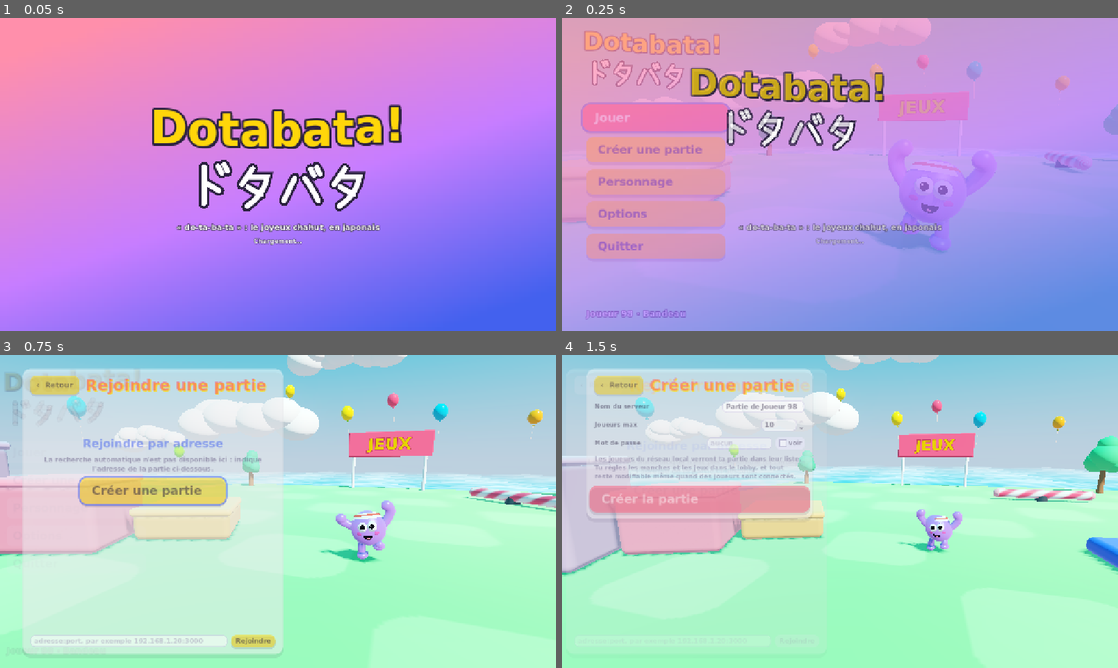
Above: before the commit, frames 1-4 (two rows, left to right).
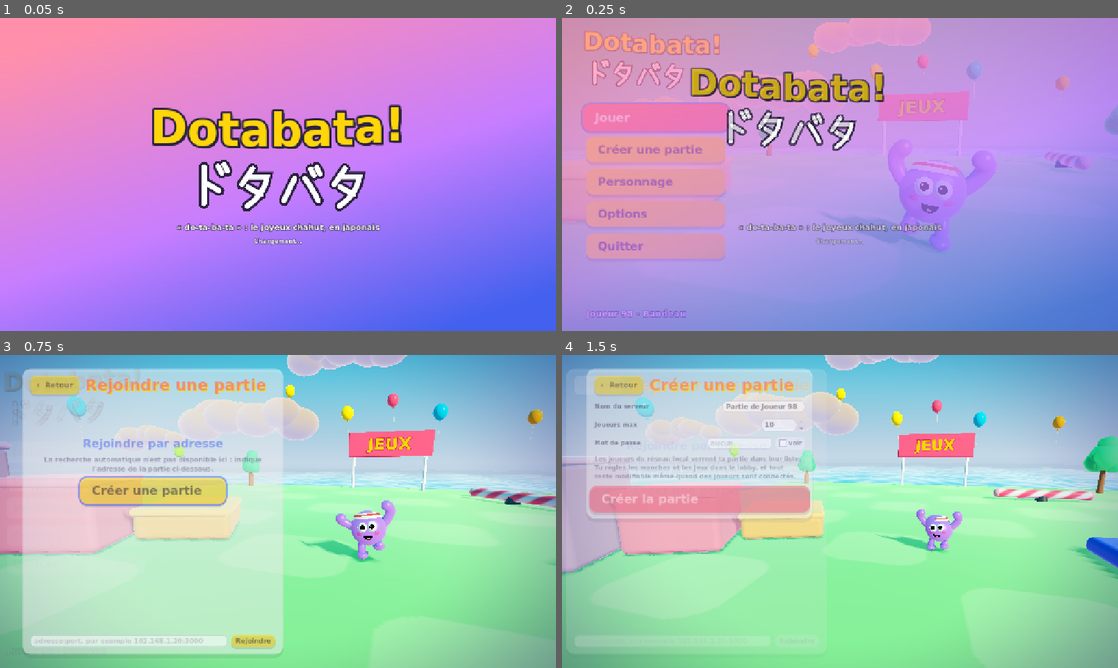
Above: after the commit, the same moments.

Repository: ThomasClouard/dotabata
Game: Godot game, scene res://main.tscn
The game is run twice, just before and just after one commit, with the same random seed, the same clock (stepped at 60 frames per second) and the same inputs.
Inputs (mouse positions are in pixels of both pictures, inside the frame that each line leads up to):
- Up to frame 1 (0.05 s): no input
- Up to frame 2 (0.25 s): no input
- Up to frame 3 (0.75 s): click "Jouer" at 0.5 s
- Up to frame 4 (1.5 s): tap Enter (ui_accept) at 1.25 s; move the mouse to (962, 495) at 1.27 s; hold Right (ui_right) from 1.28 s (still down); tap F at 1.35 s; click (962, 495) at 1.42 s

Frame 1 is identical in both runs. In frame 2, 0.4% of the frame differs, in the area x 0-100%, y 8-100%; in frame 3, 44%; in frame 4, 60%, in the area x 0-100%, y 0-100%.

Commit message:
Rendu « cartoon brillant » : lumière dorée, ciel, herbe au vent (refonte visuelle, phase 2)
- soleil de fin d'après-midi (bas, doré, ombres longues), ombres bleutées, plus de contraste
- ciel à horizon doré côté soleil, soleil stylisé ; nuages moelleux (dessus doré, dessous lavande)
- herbe au vent en MultiMesh (niveau « élevés ») au lobby, au menu et sur le pourtour des îles
- feuillage des arbres et buissons qui ondule au vent
- mer : bords couleur de ciel, bandes claires, reflets du soleil plus nets
- contour lumineux sur les matériaux du décor, vignettage léger
- retrait des reflets en espace écran et du flou des lointains (~7 ms par image sur une Radeon R9)

Co-Authored-By: Claude Opus 5.5 <noreply@anthropic.com>

Diff:
--- a/godot/games/mortar/mortar_client.gd
+++ b/godot/games/mortar/mortar_client.gd
@@ -164,6 +164,10 @@
 		g.position = ctr
 		g.rotation.y = MortarShared.plot_yaw(p, n)
 		Gfx.mesh(Shapes.rbox(s + 0.3, 0.5, s + 0.3, 0.24), grass, 0, -0.25, 0, g)
+		# herbe au vent sur le pourtour (pas dans la zone constructible)
+		var herbe := Gfx.grass(Vector2(s, s), 6.0, 0x4fb945, 0xa9ea7e, [Rect2(-4.4, -4.4, 8.8, 8.8)], p + 3)
+		if herbe:
+			g.add_child(herbe)
 		Gfx.mesh(Shapes.rbox(s, MortarShared.THICK - 0.4, s, 0.3), Gfx.mat(0xb08968, {"rough": 0.85}), 0, -0.4 - (MortarShared.THICK - 0.4) / 2.0, 0, g)
 		var rock := Gfx.rock_under(s * 0.98, 6.0, s * 0.98, 0x8a5a3c, p * 7)
 		rock.position.y = -MortarShared.THICK + 0.1
@@ -196,7 +200,7 @@
 			if k % 3 == 0:
 				Gfx.mesh(pebble, Gfx.mat(0xaab3bd, {"rough": 0.8}), x, 0.15, z, g).scale = Vector3(0.35, 0.25, 0.3)
 			else:
-				Gfx.mesh(bush, Gfx.mat(0x3fbf6f if k % 2 else 0x55d07f, {"rough": 0.8}), x, 0.25, z, g).scale = Vector3(0.5, 0.38, 0.45)
+				Gfx.mesh(bush, Gfx.foliage(0x3fbf6f if k % 2 else 0x55d07f, 0.05), x, 0.25, z, g).scale = Vector3(0.5, 0.38, 0.45)
 		if p % 2 == 0:
 			var t := Gfx.tree(2.4)
 			t.position = Vector3(-5.3, 0, 5.3)
--- a/godot/gfx/environment.gd
+++ b/godot/gfx/environment.gd
@@ -3,7 +3,7 @@
 ## Ciel, soleil, brouillard, mer, nuages et post-traitement. Les réglages s'adaptent au moteur de rendu
 ## (Forward+, ou Compatibilité si la carte graphique l'impose) et au niveau de qualité choisi.
 
-const SUN_DIR := Vector3(0.45, 0.8, 0.35)
+const SUN_DIR := Vector3(0.5, 0.4, 0.42)  # soleil de fin d'après-midi : bas et doré, ombres longues
 
 var env := Environment.new()
 var sun := DirectionalLight3D.new()
@@ -16,6 +16,8 @@
 var _sky_mat := ShaderMaterial.new()
 var _sea_mat := ShaderMaterial.new()
 var _cam_attr := CameraAttributesPractical.new()
+var _vignette := ColorRect.new()  # assombrit doucement les coins (multiplication, sans relire l'image)
+var _cloud_mat := ShaderMaterial.new()
 
 
 func _ready() -> void:
@@ -29,10 +31,18 @@
 	env.background_mode = Environment.BG_SKY
 	env.sky = sky
 	env.ambient_light_source = Environment.AMBIENT_SOURCE_SKY
-	env.ambient_light_energy = 0.55
+	env.ambient_light_energy = 0.46
+	# l'ombre prend une teinte bleutée (contraste chaud au soleil, froid à l'ombre)
+	env.ambient_light_color = Color("#a9c6ff")
+	env.ambient_light_sky_contribution = 0.7
 	env.reflected_light_source = Environment.REFLECTION_SOURCE_SKY
 	env.tonemap_mode = Environment.TONE_MAPPER_FILMIC
-	env.tonemap_white = 3.0
+	env.tonemap_white = 3.2
+	env.tonemap_exposure = 0.95
+	# essais : --tonemap=agx|filmic|aces|linear
+	var tm := str(Config.args.get("tonemap", ""))
+	if tm != "":
+		env.tonemap_mode = {"agx": Environment.TONE_MAPPER_AGX, "filmic": Environment.TONE_MAPPER_FILMIC, "aces": Environment.TONE_MAPPER_ACES, "linear": Environment.TONE_MAPPER_LINEAR}.get(tm, env.tonemap_mode)
 	env.fog_enabled = true
 	env.fog_mode = Environment.FOG_MODE_DEPTH
 	env.fog_depth_begin = 90.0
@@ -41,15 +51,15 @@
 	env.fog_sky_affect = 0.0
 	env.fog_aerial_perspective = 0.0
 	env.adjustment_enabled = true
-	env.adjustment_saturation = 1.12
-	env.adjustment_contrast = 1.04
+	env.adjustment_saturation = 1.22
+	env.adjustment_contrast = 1.08
 	var we := WorldEnvironment.new()
 	we.environment = env
 	we.camera_attributes = _cam_attr
 	add_child(we)
 
-	sun.light_color = Gfx.col(0xfff4dc)
-	sun.light_energy = 0.95
+	sun.light_color = Gfx.col(0xffdcaa)
+	sun.light_energy = 1.15
 	sun.directional_shadow_blend_splits = true
 	sun.shadow_bias = 0.06
 	sun.shadow_normal_bias = 1.6
@@ -70,12 +80,30 @@
 		env.ambient_light_energy = 0.42
 		env.tonemap_white = 4.0
 	_build_clouds()
+	# vignettage : sous l'interface, au-dessus de la 3D
+	var vl := CanvasLayer.new()
+	vl.layer = -1
+	add_child(vl)
+	var vs := Shader.new()
+	vs.code = """shader_type canvas_item;
+render_mode blend_mul, unshaded;
+void fragment() {
+	vec2 d = (UV - 0.5) * vec2(1.25, 1.0);
+	float v = smoothstep(0.38, 0.95, length(d));
+	COLOR = vec4(mix(vec3(1.0), vec3(0.62, 0.58, 0.78), v), 1.0);
+}"""
+	var vm := ShaderMaterial.new()
+	vm.shader = vs
+	_vignette.material = vm
+	_vignette.set_anchors_preset(Control.PRESET_FULL_RECT)
+	_vignette.mouse_filter = Control.MOUSE_FILTER_IGNORE
+	vl.add_child(_vignette)
 	set_sky(0x8fd3ff)
 	apply_quality(Config.quality)
 
 
-## Applique un niveau de qualité : 0 = légers (ni ombres ni halo), 1 = moyens (ombres, halo, anticrénelage rapide),
-## 2 = élevés (ombres fines à pénombre, occlusion ambiante, reflets en espace écran, flou des lointains).
+## Applique un niveau de qualité : 0 = légers (ni ombres ni halo), 1 = moyens (ombres, halo, vignettage,
+## anticrénelage rapide), 2 = élevés (ombres fines à pénombre, occlusion ambiante, herbe).
 func apply_quality(q: int) -> void:
 	quality = q
 	var full := q >= 2 and forward_plus
@@ -85,26 +113,20 @@
 	sun.light_angular_distance = 0.8 if full else 0.0  # pénombre qui s'élargit avec la distance
 	RenderingServer.directional_shadow_atlas_set_size(4096 if full else 2048, true)
 	env.glow_enabled = q >= 1
-	env.glow_intensity = 0.55 if forward_plus else 0.3
 	env.glow_strength = 0.9
-	env.glow_bloom = 0.04
-	env.glow_hdr_threshold = 1.0
 	env.glow_blend_mode = Environment.GLOW_BLEND_MODE_ADDITIVE
 	env.ssao_enabled = full
 	env.ssao_radius = 1.2
 	env.ssao_intensity = 1.6
 	env.ssao_power = 1.4
-	# reflets en espace écran : les îles et les obstacles se reflètent dans la mer et sur la glace
-	env.ssr_enabled = full
-	env.ssr_max_steps = 56
-	env.ssr_fade_in = 0.2
-	env.ssr_fade_out = 2.5
-	env.ssr_depth_tolerance = 0.4
-	# léger flou des lointains, façon maquette
-	_cam_attr.dof_blur_far_enabled = full
-	_cam_attr.dof_blur_far_distance = 85.0
-	_cam_attr.dof_blur_far_transition = 120.0
-	_cam_attr.dof_blur_amount = 0.05
+	# Reflets en espace écran et flou des lointains retirés : ils coûtaient près de 7 ms par image sur une Radeon R9
+	# pour un effet peu visible ; ce budget sert à l'écume, aux nuages, à la végétation et au vignettage.
+	env.ssr_enabled = false
+	_cam_attr.dof_blur_far_enabled = false
+	env.glow_intensity = 0.7 if forward_plus else 0.35
+	env.glow_bloom = 0.02
+	env.glow_hdr_threshold = 1.0
+	_vignette.visible = q >= 1
 	var vp := get_viewport()
 	# MSAA + occlusion ambiante / reflets écran noircit l'image par blocs avec les vieux pilotes Radeon : FXAA à la place
 	var msaa := q >= 2 and not (full and Config.msaa_breaks_screen_fx())
@@ -112,12 +134,10 @@
 	vp.screen_space_aa = Viewport.SCREEN_SPACE_AA_FXAA if q >= 1 and forward_plus and not msaa else Viewport.SCREEN_SPACE_AA_DISABLED
 	if Config.args.has("scale"):
 		vp.scaling_3d_scale = float(Config.args["scale"])
-	# mesure du coût de chaque effet : --fx=-ssr,-dof,-ssao,-msaa,-glow,-shadows
+	# mesure du coût de chaque effet : --fx=-ssao,-msaa,-glow,-shadows,-vignette,-grass
 	var off := str(Config.args.get("fx", "")).split(",", false)
-	if off.has("-ssr"):
-		env.ssr_enabled = false
-	if off.has("-dof"):
-		_cam_attr.dof_blur_far_enabled = false
+	if off.has("-vignette"):
+		_vignette.visible = false
 	if off.has("-ssao"):
 		env.ssao_enabled = false
 	if off.has("-msaa"):
@@ -175,10 +195,11 @@
 
 func set_sky(color: int) -> void:
 	var lin := Gfx.col(color).srgb_to_linear()
-	var top := _hsl_offset(lin, -0.02, 0.12, -0.2).linear_to_srgb()
+	var top := _hsl_offset(lin, -0.02, 0.16, -0.26).linear_to_srgb()
 	horizon = lin.lerp(Color.WHITE, 0.42).linear_to_srgb()
 	_sky_mat.set_shader_parameter("top_color", top)
 	_sky_mat.set_shader_parameter("horizon_color", horizon)
+	_sea_mat.set_shader_parameter("sky_tint", horizon)
 	env.fog_light_color = horizon
 
 
@@ -220,15 +241,10 @@
 			var p := Vector3(cx + (k - 3) * sc * 0.75 + randf() * sc * 0.4, cy + (k % 2) * sc * 0.25 + randf() * sc * 0.3 - absf(k - 3) * sc * 0.08, cz + (randf() - 0.5) * sc)
 			mm.set_instance_transform(i, Transform3D(Basis.from_scale(Vector3(s, s * 0.72, s)), p))
 			i += 1
-	var m := StandardMaterial3D.new()
-	m.albedo_color = Color.WHITE
-	m.roughness = 1.0
-	m.emission_enabled = true
-	m.emission = Color.WHITE
-	m.emission_energy_multiplier = 0.3
-	m.disable_fog = true
+	_cloud_mat.shader = load("res://gfx/shaders/clouds.gdshader")
+	_cloud_mat.set_shader_parameter("sun_dir", SUN_DIR.normalized())
 	clouds.multimesh = mm
-	clouds.material_override = m
+	clouds.material_override = _cloud_mat
 	clouds.cast_shadow = GeometryInstance3D.SHADOW_CASTING_SETTING_OFF
 	clouds.custom_aabb = AABB(Vector3(-300, -20, -300), Vector3(600, 160, 600))
 	add_child(clouds)
--- a/godot/gfx/gfx.gd
+++ b/godot/gfx/gfx.gd
@@ -22,6 +22,10 @@
 	m.roughness = o.get("rough", 0.42)
 	m.metallic = o.get("metal", 0.0)
 	m.metallic_specular = 0.5
+	# contour lumineux doux : les objets se détachent du décor, façon jouet
+	m.rim_enabled = true
+	m.rim = 0.3
+	m.rim_tint = 0.6
 	if o.has("map"):
 		m.albedo_texture = o["map"]
 		m.texture_filter = BaseMaterial3D.TEXTURE_FILTER_LINEAR_WITH_MIPMAPS_ANISOTROPIC
@@ -174,12 +178,25 @@
 	return g
 
 
+static var _foliage_shader: Shader
+
+## Feuillage qui ondule au vent (dans le vertex shader) : houppiers des arbres, buissons. `sway` en mètres au sommet.
+static func foliage(color: int, sway := 0.08) -> ShaderMaterial:
+	if _foliage_shader == null:
+		_foliage_shader = load("res://gfx/shaders/foliage.gdshader")
+	var m := ShaderMaterial.new()
+	m.shader = _foliage_shader
+	m.set_shader_parameter("albedo", col(color))
+	m.set_shader_parameter("sway", sway)
+	return m
+
+
 ## Petit arbre rond stylisé.
 static func tree(h := 3.0, leaf := 0x52d681) -> Node3D:
 	var g := Node3D.new()
 	mesh(Shapes.cylinder(0.16, 0.24, h * 0.55, 8), mat(0x9c6644, {"rough": 0.8}), 0, h * 0.275, 0, g)
 	var s := Shapes.sphere(1.0, 14, 10)
-	var leaf_mat := mat(leaf, {"rough": 0.7})
+	var leaf_mat := foliage(leaf, 0.12)
 	for b in [[0.0, h * 0.72, 0.0, 0.9], [0.5, h * 0.6, 0.2, 0.6], [-0.45, h * 0.62, -0.25, 0.65], [0.1, h * 0.95, -0.1, 0.6]]:
 		var k: float = b[3] * h * 0.3
 		mesh(s, leaf_mat, b[0], b[1], b[2], g).scale = Vector3(k, k, k)
@@ -191,3 +208,83 @@
 	var d := b - a
 	var length := maxf(0.001, d.length())
 	node.transform = Transform3D(Basis(Quaternion(Vector3.UP, d / length)) * Basis.from_scale(Vector3(radius, length, radius)), (a + b) * 0.5)
+
+
+static var _grass_shader: Shader
+static var _tuft: ArrayMesh
+
+## Herbe au vent (niveau « élevés » seulement) : touffes de trois brins en MultiMesh sur un rectangle `size` centré,
+## sauf dans les rectangles `exclude` (même repère). Rien n'est renvoyé aux autres niveaux de qualité.
+static func grass(size: Vector2, density: float, base: int, tip: int, exclude: Array = [], seed_ := 1) -> MultiMeshInstance3D:
+	if Config.quality < 2 or str(Config.args.get("fx", "")).contains("-grass"):
+		return null
+	if _grass_shader == null:
+		_grass_shader = load("res://gfx/shaders/grass.gdshader")
+		_tuft = _tuft_mesh()
+	var rng := RandomNumberGenerator.new()
+	rng.seed = seed_
+	var xfs: Array[Transform3D] = []
+	var n := int(size.x * size.y * density)
+	for i in n:
+		var p := Vector2(rng.randf_range(-size.x / 2.0, size.x / 2.0), rng.randf_range(-size.y / 2.0, size.y / 2.0))
+		var skip := false
+		for r: Rect2 in exclude:
+			if r.has_point(p):
+				skip = true
+				break
+		if skip:
+			continue
+		var s := rng.randf_range(0.7, 1.3)
+		xfs.append(Transform3D(Basis(Vector3.UP, rng.randf() * TAU).scaled(Vector3(s, s * rng.randf_range(0.8, 1.25), s)), Vector3(p.x, 0.0, p.y)))
+	var mm := MultiMesh.new()
+	mm.transform_format = MultiMesh.TRANSFORM_3D
+	mm.mesh = _tuft
+	mm.instance_count = xfs.size()
+	for i in xfs.size():
+		mm.set_instance_transform(i, xfs[i])
+	var mi := MultiMeshInstance3D.new()
+	mi.multimesh = mm
+	var m := ShaderMaterial.new()
+	m.shader = _grass_shader
+	m.set_shader_parameter("base", col(base))
+	m.set_shader_parameter("tip", col(tip))
+	mi.material_override = m
+	mi.cast_shadow = GeometryInstance3D.SHADOW_CASTING_SETTING_OFF
+	return mi
+
+
+## Touffe : trois brins effilés et un peu courbés, à 60° les uns des autres. UV.y = hauteur (0 au pied, 1 en pointe).
+static func _tuft_mesh() -> ArrayMesh:
+	var v := PackedVector3Array()
+	var uv := PackedVector2Array()
+	var nor := PackedVector3Array()
+	var idx := PackedInt32Array()
+	for b in 3:
+		var a := b * PI / 3.0 + 0.3
+		var dir := Vector3(cos(a), 0, sin(a))
+		var out := Vector3(-sin(a), 0, cos(a))
+		var off := dir * (0.05 * (b - 1))
+		var h := 0.22 + 0.06 * b
+		var base_i := v.size()
+		for k in 3:
+			var t := k / 2.0
+			var w := 0.05 * (1.0 - t * 0.85)
+			var bend := out * 0.06 * t * t
+			v.append(off - dir * w + Vector3(0, h * t, 0) + bend)
+			v.append(off + dir * w + Vector3(0, h * t, 0) + bend)
+			uv.append(Vector2(0, t))
+			uv.append(Vector2(1, t))
+			nor.append(Vector3.UP)
+			nor.append(Vector3.UP)
+		for k in 2:
+			var i0 := base_i + k * 2
+			idx.append_array([i0, i0 + 1, i0 + 2, i0 + 1, i0 + 3, i0 + 2])
+	var arrays := []
+	arrays.resize(Mesh.ARRAY_MAX)
+	arrays[Mesh.ARRAY_VERTEX] = v
+	arrays[Mesh.ARRAY_NORMAL] = nor
+	arrays[Mesh.ARRAY_TEX_UV] = uv
+	arrays[Mesh.ARRAY_INDEX] = idx
+	var m := ArrayMesh.new()
+	m.add_surface_from_arrays(Mesh.PRIMITIVE_TRIANGLES, arrays)
+	return m
--- /dev/null
+++ b/godot/gfx/shaders/clouds.gdshader
@@ -0,0 +1,27 @@
+shader_type spatial;
+render_mode unshaded, fog_disabled;
+// Nuages moelleux, sans calcul d'éclairage : blancs et dorés côté soleil, dessous rosé-lavande, bord lumineux.
+
+uniform vec3 sun_dir = vec3(0.5, 0.4, 0.42);
+uniform vec3 lit : source_color = vec3(1.0, 0.97, 0.9);
+uniform vec3 warm : source_color = vec3(1.0, 0.86, 0.66);
+uniform vec3 shade : source_color = vec3(0.78, 0.76, 0.93);
+
+varying vec3 wn;
+
+void vertex() {
+	wn = normalize((MODEL_MATRIX * vec4(NORMAL, 0.0)).xyz);
+}
+
+void fragment() {
+	vec3 n = normalize(wn);
+	float sun = dot(n, normalize(sun_dir));
+	// dessous à l'ombre, dessus éclairé ; le côté soleil se réchauffe
+	float up = smoothstep(-0.6, 0.7, n.y);
+	vec3 c = mix(shade, lit, up);
+	c = mix(c, warm, smoothstep(0.2, 1.0, sun) * 0.55);
+	// bord lumineux (lumière qui traverse les franges du nuage)
+	float rim = pow(1.0 - clamp(dot(NORMAL, VIEW), 0.0, 1.0), 2.5);
+	c += warm * rim * 0.35;
+	ALBEDO = c;
+}
--- /dev/null
+++ b/godot/gfx/shaders/foliage.gdshader
@@ -0,0 +1,30 @@
+shader_type spatial;
+// Feuillage au vent : le haut de chaque boule (houppier, buisson) se balance, avec un petit frémissement.
+// La phase dépend de la position dans le monde, pour que les arbres ne bougent pas tous ensemble.
+
+uniform vec3 albedo : source_color = vec3(0.32, 0.84, 0.5);
+uniform float sway = 0.08;
+
+void vertex() {
+	vec3 o = MODEL_MATRIX[3].xyz;
+	float ph = dot(o.xz, vec2(0.37, 0.23));
+	float t = TIME;
+	// hauteur dans la boule : 0 en bas, 1 en haut (sommets d'une sphère de rayon 1)
+	float k = clamp(VERTEX.y * 0.5 + 0.5, 0.0, 1.0);
+	k *= k;
+	vec3 wind = vec3(sin(t * 1.3 + ph) + 0.4 * sin(t * 2.9 + ph * 1.7), 0.0, 0.5 * sin(t * 1.1 + ph * 0.6));
+	vec3 flutter = vec3(0.0, sin(t * 7.0 + VERTEX.x * 6.0 + ph) * 0.15, 0.0);
+	// le décalage est voulu en mètres : on compense l'échelle du nœud
+	vec3 sc = vec3(length(MODEL_MATRIX[0].xyz), length(MODEL_MATRIX[1].xyz), length(MODEL_MATRIX[2].xyz));
+	VERTEX += (wind * k + flutter * k) * sway / sc;
+}
+
+void fragment() {
+	ALBEDO = albedo;
+	ROUGHNESS = 0.75;
+	SPECULAR = 0.35;
+	RIM = 0.35;
+	RIM_TINT = 0.7;
+	// un peu de lumière qui traverse les feuilles
+	BACKLIGHT = albedo * 0.35;
+}
--- /dev/null
+++ b/godot/gfx/shaders/grass.gdshader
@@ -0,0 +1,25 @@
+shader_type spatial;
+render_mode cull_disabled;
+// Herbe : brins dégradés du pied à la pointe, qui ondulent au vent par vagues qui traversent le terrain.
+// La normale reste verticale : les brins s'éclairent comme le sol et ne scintillent pas.
+
+uniform vec3 base : source_color = vec3(0.35, 0.7, 0.3);
+uniform vec3 tip : source_color = vec3(0.75, 0.95, 0.5);
+
+void vertex() {
+	vec3 w = (MODEL_MATRIX * vec4(VERTEX, 1.0)).xyz;
+	float k = UV.y * UV.y;
+	float gust = sin(w.x * 0.35 + w.z * 0.2 - TIME * 1.8) * 0.5 + 0.5;
+	vec2 wind = vec2(0.09 + gust * 0.1, 0.04) + vec2(sin(TIME * 4.0 + w.x * 3.0), cos(TIME * 3.3 + w.z * 3.0)) * 0.025;
+	// décalage voulu en coordonnées monde, ramené dans le repère de l'instance (rotation et échelle à peu près uniformes)
+	mat3 b = mat3(MODEL_MATRIX);
+	VERTEX += transpose(b) * vec3(wind.x, 0.0, wind.y) / dot(b[0], b[0]) * k;
+}
+
+void fragment() {
+	NORMAL = normalize((VIEW_MATRIX * vec4(0.0, 1.0, 0.0, 0.0)).xyz);
+	ALBEDO = mix(base, tip, UV.y);
+	ROUGHNESS = 0.85;
+	SPECULAR = 0.2;
+	BACKLIGHT = tip * 0.3;
+}
--- a/godot/gfx/shaders/sea.gdshader
+++ b/godot/gfx/shaders/sea.gdshader
@@ -1,9 +1,11 @@
 shader_type spatial;
 // Mer animée : vagues en sommets, vaguelettes et écume par pixel, reflets du ciel et du soleil par le moteur.
+// Les bords rasants prennent la couleur du ciel (Fresnel), des bandes claires suivent la houle.
 
 uniform float time_s = 0.0;
 uniform vec3 deep : source_color = vec3(0.05, 0.4, 0.55);
 uniform vec3 light : source_color = vec3(0.4, 0.8, 0.95);
+uniform vec3 sky_tint : source_color = vec3(0.75, 0.88, 1.0);
 uniform float detail = 1.0;
 
 varying vec3 wpos;
@@ -38,11 +40,16 @@
 	NORMAL = normalize((VIEW_MATRIX * vec4(n, 0.0)).xyz);
 
 	vec3 c = mix(deep, light, smoothstep(-1.2, 1.5, h));
+	// bandes claires stylisées qui suivent la houle
+	c = mix(c, light, smoothstep(0.92, 1.0, sin(h * 3.0 + p.x * 0.05)) * 0.18);
 	// écume sur les crêtes, déchiquetée par les vaguelettes
 	float foam = smoothstep(1.3, 1.65, h + ripple(p * 2.0) * 1.5 * near);
-	c = mix(c, vec3(1.0), foam * 0.75);
+	// bords rasants : la mer prend la couleur du ciel
+	float fres = pow(1.0 - clamp(dot(NORMAL, VIEW), 0.0, 1.0), 4.0);
+	c = mix(c, sky_tint, fres * 0.6);
+	c = mix(c, vec3(1.0), foam * 0.85);
 	ALBEDO = c;
-	ROUGHNESS = mix(0.14, 0.5, foam);
-	SPECULAR = 0.5;
+	ROUGHNESS = mix(0.14, 0.6, foam);
+	SPECULAR = 0.6;
 	METALLIC = 0.0;
 }
--- a/godot/gfx/shaders/sky.gdshader
+++ b/godot/gfx/shaders/sky.gdshader
@@ -1,20 +1,30 @@
 shader_type sky;
-// Ciel en dégradé avec un soleil doux ; sert aussi de source de lumière ambiante et de reflets.
+// Ciel de fin d'après-midi : dégradé profond au zénith, horizon lumineux et doré du côté du soleil, soleil stylisé
+// (disque net, anneau doux, grand halo). Sert aussi de source de lumière ambiante et de reflets.
 
 uniform vec3 top_color : source_color = vec3(0.3, 0.55, 1.0);
 uniform vec3 horizon_color : source_color = vec3(0.8, 0.9, 1.0);
-uniform vec3 sun_dir = vec3(0.45, 0.8, 0.35);
+uniform vec3 sun_dir = vec3(0.5, 0.4, 0.42);
+uniform vec3 sun_color : source_color = vec3(1.0, 0.86, 0.62);
 
 void sky() {
 	vec3 d = normalize(EYEDIR);
+	vec3 sd = normalize(sun_dir);
 	float h = clamp(d.y, -1.0, 1.0);
-	vec3 c = mix(horizon_color, top_color, pow(smoothstep(0.0, 0.85, h), 0.7));
-	c = mix(c, horizon_color * 0.96, smoothstep(0.0, -0.35, h));
-	float s = max(dot(d, normalize(sun_dir)), 0.0);
-	// voile de brume lumineuse autour du soleil, puis le disque lui-même
-	c += vec3(1.0, 0.93, 0.75) * (pow(s, 28.0) * 0.35 + pow(s, 4.0) * 0.12);
+	float s = max(dot(d, sd), 0.0);
+	// côté soleil : l'horizon se réchauffe (dorée) ; à l'opposé, il reste frais
+	float side = max(dot(normalize(d.xz + 1e-4), normalize(sd.xz)), 0.0);
+	vec3 hz = mix(horizon_color, mix(horizon_color, sun_color, 0.55), side * side);
+	vec3 c = mix(hz, top_color, pow(smoothstep(0.0, 0.75, h), 0.65));
+	// bande claire juste au-dessus de l'horizon
+	c += vec3(1.0) * exp(-abs(h) * 18.0) * 0.06;
+	c = mix(c, horizon_color * 0.95, smoothstep(0.0, -0.3, h));
+	// grand halo et voile doré autour du soleil
+	c += sun_color * (pow(s, 6.0) * 0.18 + pow(s, 40.0) * 0.35);
 	if (!AT_CUBEMAP_PASS) {
-		c += vec3(1.0, 0.93, 0.75) * pow(s, 900.0) * 6.0;
+		// disque net et anneau doux, façon dessin animé
+		c += sun_color * smoothstep(0.9994, 0.9997, s) * 8.0;
+		c += sun_color * smoothstep(0.996, 0.9985, s) * (1.0 - smoothstep(0.9988, 0.9993, s)) * 0.6;
 	}
 	COLOR = c;
 }
--- a/godot/scenes/lobby_scene.gd
+++ b/godot/scenes/lobby_scene.gd
@@ -42,6 +42,10 @@
 	ctx.set_sea(-9.0, 0x1fb6e0)
 	var s := ctx.world
 	place(s, Gfx.slab(32, 1.5, 32, 0x7ddc6a, {"top": 0xffffff, "top_map": Tex.soft("#8fe07a", "#a8ec8c"), "top_uv": Vector2(4, 4)}), cols[0])
+	# herbe au vent, sauf sous le trampoline et les marches
+	var herbe := Gfx.grass(Vector2(31, 31), 5.0, 0x4fb945, 0xa9ea7e, [Rect2(4.2, 4.2, 3.6, 3.6), Rect2(-13, 3, 7.5, 9.5)], 7)
+	if herbe:
+		s.add_child(herbe)
 
 	# trampoline : socle + toile cible
 	var tr := place(s, Node3D.new(), cols[1])
Not shown, added: godot/gfx/shaders/clouds.gdshader.uid
Not shown, added: godot/gfx/shaders/foliage.gdshader.uid
